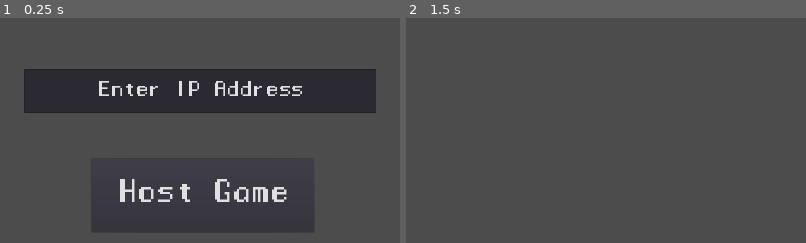
Above: before the commit, frames 1-2 (left to right).
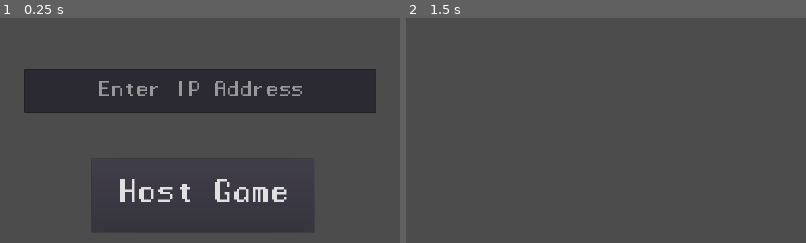
Above: after the commit, the same moments.

Repository: Noah314159/Disgraced
Game: Godot game, scene res://scenes/Menues/Multiplayer_setup_menu.tscn
Two runs of this game, one before a commit and one after it. Both use one fixed random seed, a clock stepped at 60 frames per second and the inputs below.
Inputs:
- Up to frame 1 (0.25 s): no input
- Up to frame 2 (1.5 s): click "clear ports" at 0.5 s; click "Host Game" at 1.25 s
The pictures show only the part of the screen within x 25-75%, y 0-50%; the shares and areas given below are measured in that part.

The runs differ from the first frame. In frame 1, 1.0% of the frame differs, in the area x 24-76%, y 28-35%; in frame 2, nothing differs.
Error in both runs: Invalid get index '3' (on base: 'Array'). (res://networking/Network.gd:21)

Commit message:
fixed ip address bar text

Diff:
--- a/scenes/Menues/Multiplayer_setup_menu.tscn
+++ b/scenes/Menues/Multiplayer_setup_menu.tscn
@@ -63,11 +63,8 @@
 margin_right = 416.0
 margin_bottom = 227.0
 custom_fonts/font = SubResource( 2 )
-text = "Enter IP Address"
 align = 1
-__meta__ = {
-"_edit_use_anchors_": false
-}
+placeholder_text = "Enter IP Address"
 
 [node name="Button" type="Button" parent="Multiplayer_config"]
 margin_right = 12.0
